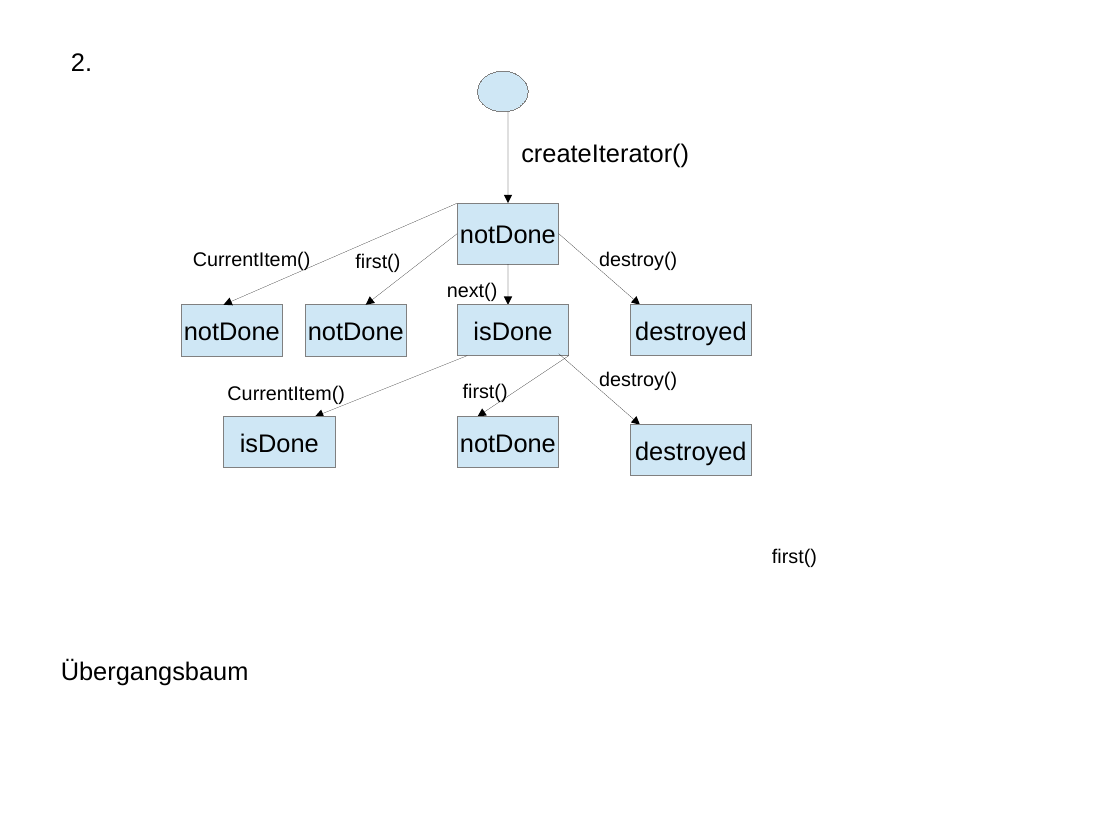
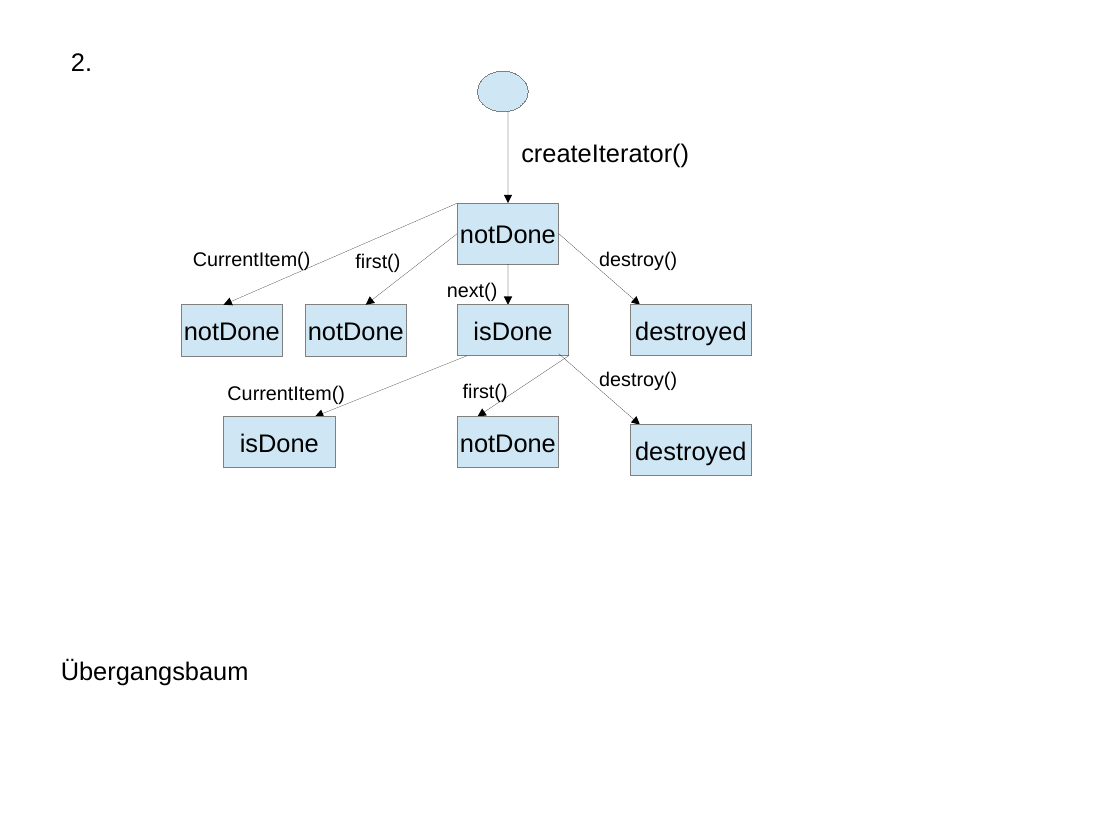
Before and after one commit to acer2k/gst2012, a slide deck: slide 2 of Uebung5/Aufgabe1.odp. Drawn at 1120x840 pixels with LibreOffice and Linux fonts; fonts in the diff are those of the drawing. Boxes give left, top, right and bottom in pixels: in the first picture for what was removed or moved away, otherwise in the second. Text is boxed around its words. In the diff, an @@ line names an element or a change of style, - is before the commit and + after.

```diff
--- a/Uebung5/Aufgabe1.odp
+++ b/Uebung5/Aufgabe1.odp
@@ text removed at <box>772,548,817,567</box> @@
-first()
```
Also in this commit, not shown: 1 other file.
